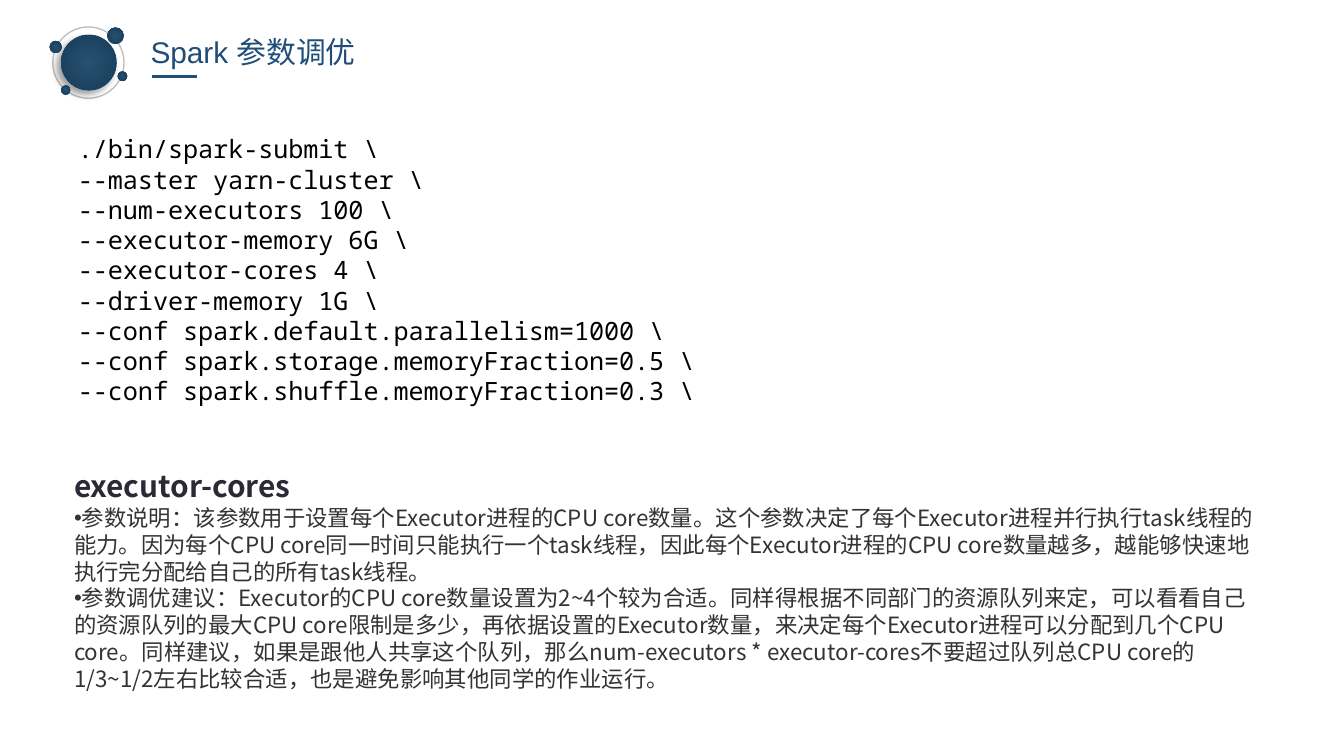
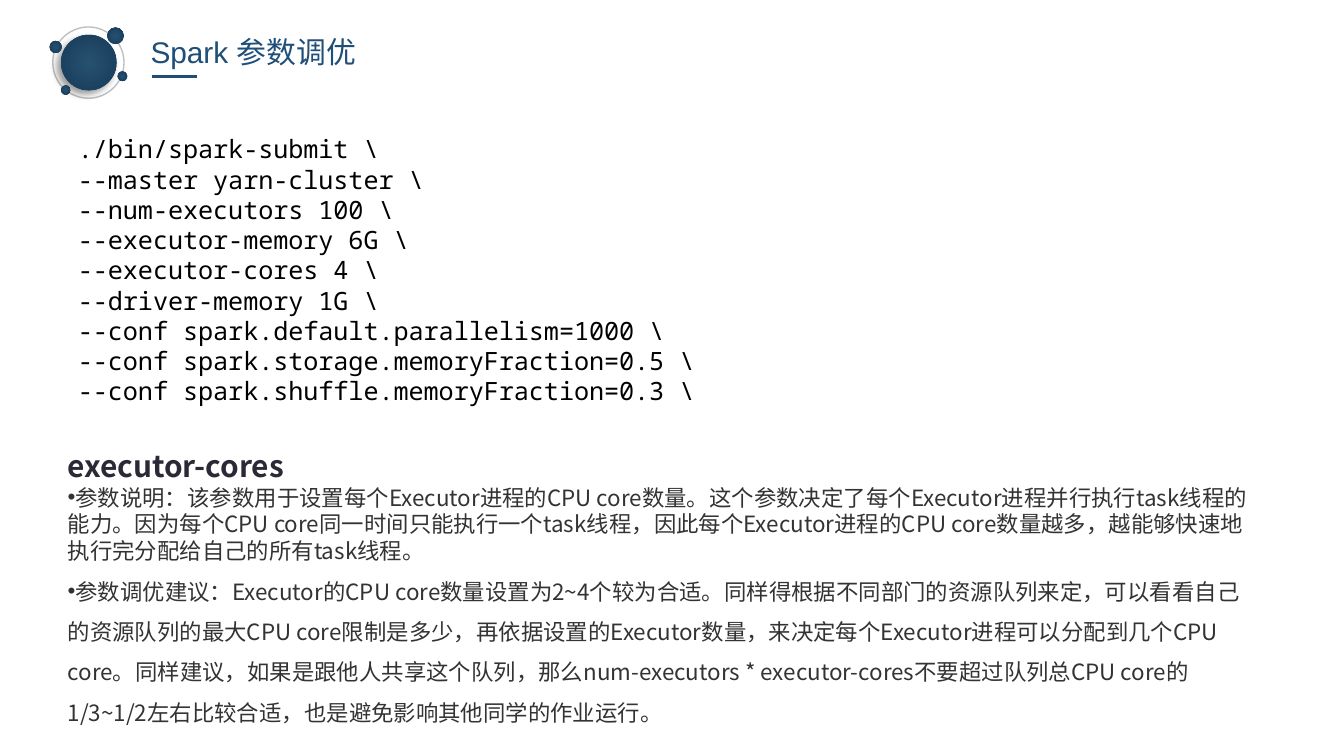
Before and after one commit to keagancoder/Spark-Handbook, a slide deck: slide 23 of Spark&& spark core.pptx. Drawn at 1344x756 pixels with LibreOffice and Linux fonts; fonts in the diff are those of the drawing; background and template pictures are left out. Boxes give left, top, right and bottom in pixels: in the first picture for what was removed or moved away, otherwise in the second. Text is boxed around its words. In the diff, an @@ line names an element or a change of style, - is before the commit and + after.

```diff
--- a/Spark&& spark core.pptx
+++ b/Spark&& spark core.pptx
@@ text "executor-cores": place and size @@
-text "executor-cores" at (74, 475, 1253, 691)
+text "executor-cores" at (68, 455, 1247, 725)
@@ text at (68, 581, 1239, 725): line spacing 1 to 1.5 @@
```
Also in this commit, not shown: 10 other slides changed, 1 slide added, 1 slide removed.
